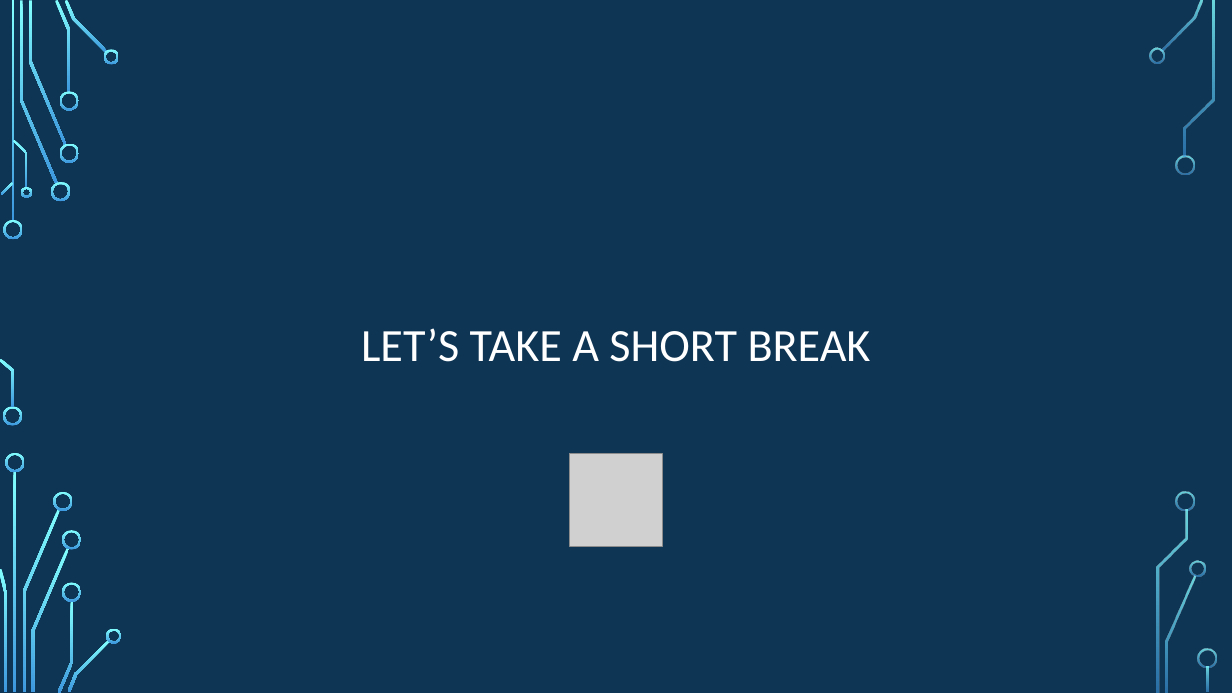
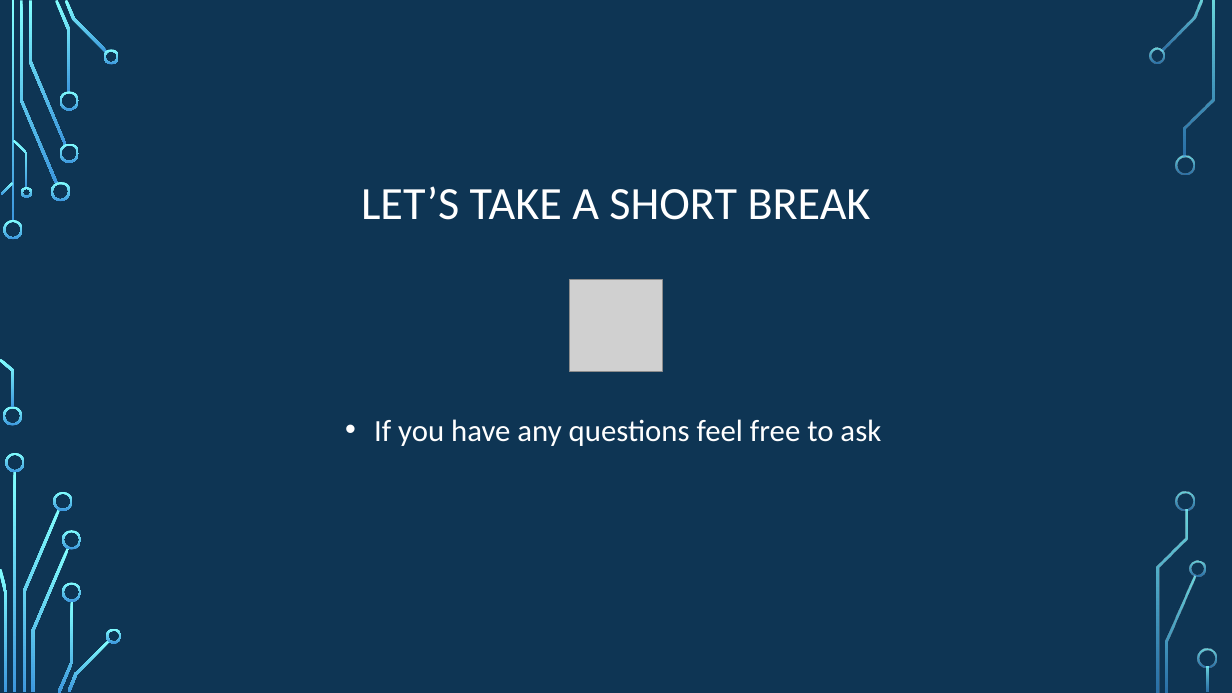
Before and after one commit to psypdt/ZIS_C-_Summer_Course_2019, a slide deck: slide 15 of Day_2/Day_2.pptx. Drawn at 1232x693 pixels with LibreOffice and Linux fonts; fonts in the diff are those of the drawing; grey boxes stand for pictures; background and template pictures are left out. Boxes give left, top, right and bottom in pixels: in the first picture for what was removed or moved away, otherwise in the second. Text is boxed around its words. In the diff, an @@ line names an element or a change of style, - is before the commit and + after.

```diff
--- a/Day_2/Day_2.pptx
+++ b/Day_2/Day_2.pptx
@@ title "LET’S TAKE A SHORT BREAK": place and size @@
-title "LET’S TAKE A SHORT BREAK" at (361, 328, 871, 362)
+title "LET’S TAKE A SHORT BREAK" at (361, 186, 871, 220)
@@ picture: place and size @@
-picture at (570, 454, 663, 546)
+picture at (570, 280, 663, 372)
@@ text added at (374, 419, 881, 446), 24 pt, text #FFFFFF @@
+• If you have any questions feel free to ask
```
Also in this commit, not shown: 5 other slides changed.
